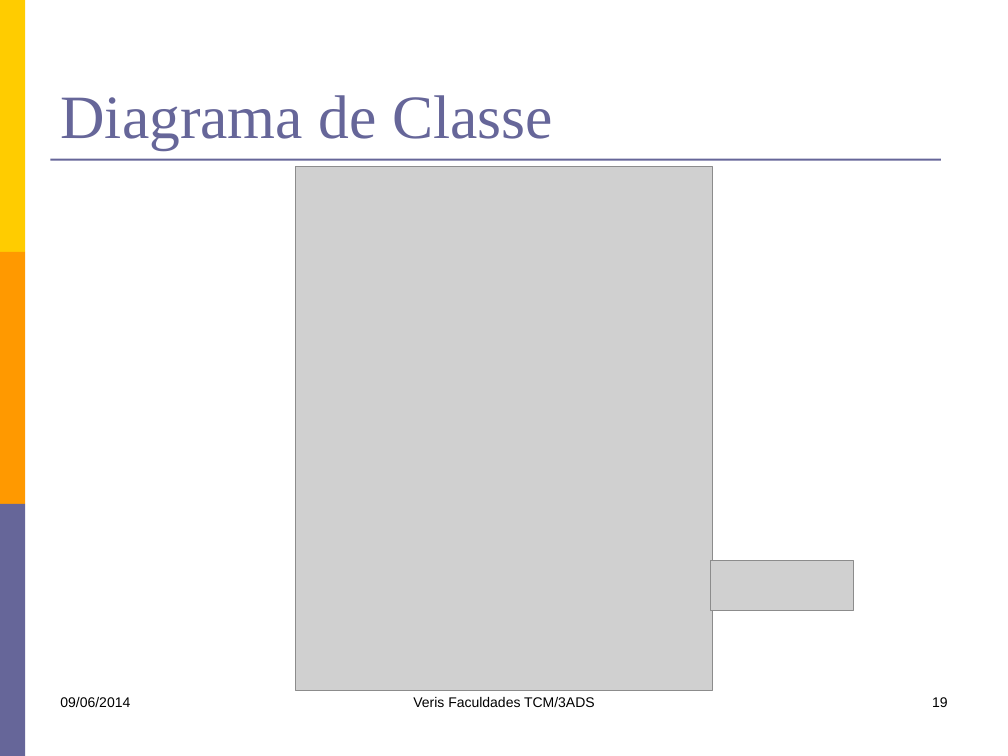
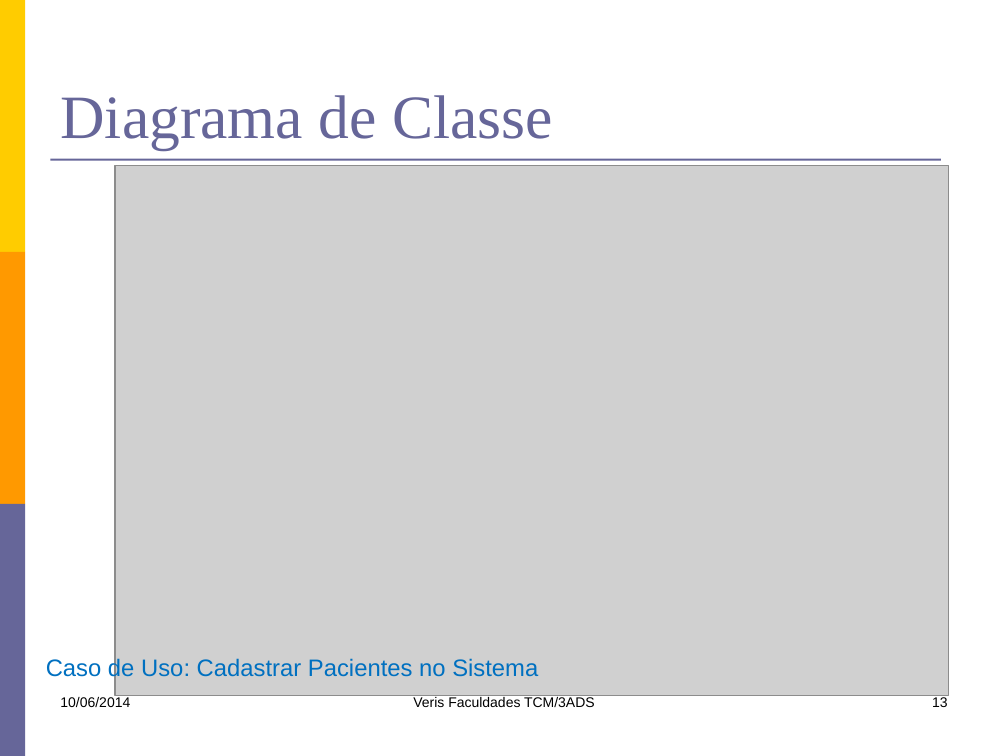
Before and after one commit to kokmz/TCCHUE, a slide deck: slide 13 of documentacao/G4_Apresentacao1sem2014.pptx (slide 19 before the commit). Drawn at 1008x756 pixels with LibreOffice and Linux fonts; fonts in the diff are those of the drawing; grey boxes stand for pictures. Boxes give left, top, right and bottom in pixels: in the first picture for what was removed or moved away, otherwise in the second. Text is boxed around its words. In the diff, an @@ line names an element or a change of style, - is before the commit and + after.

```diff
--- a/documentacao/G4_Apresentacao1sem2014.pptx
+++ b/documentacao/G4_Apresentacao1sem2014.pptx
@@ picture added at (115, 165, 949, 696) @@
@@ picture removed at (296, 166, 713, 689) @@
@@ picture removed at (711, 560, 854, 610) @@
@@ text added at (46, 657, 538, 682), 17 pt, text #0070C0 @@
+Caso de Uso: Cadastrar Pacientes no Sistema
@@ text at (60, 697, 130, 707): text changed @@
-09/06/2014
+10/06/2014
@@ page number at (932, 697, 948, 707): text changed @@
-19
+13
```
Also in this commit, not shown: 16 other slides changed, 16 slides removed.
